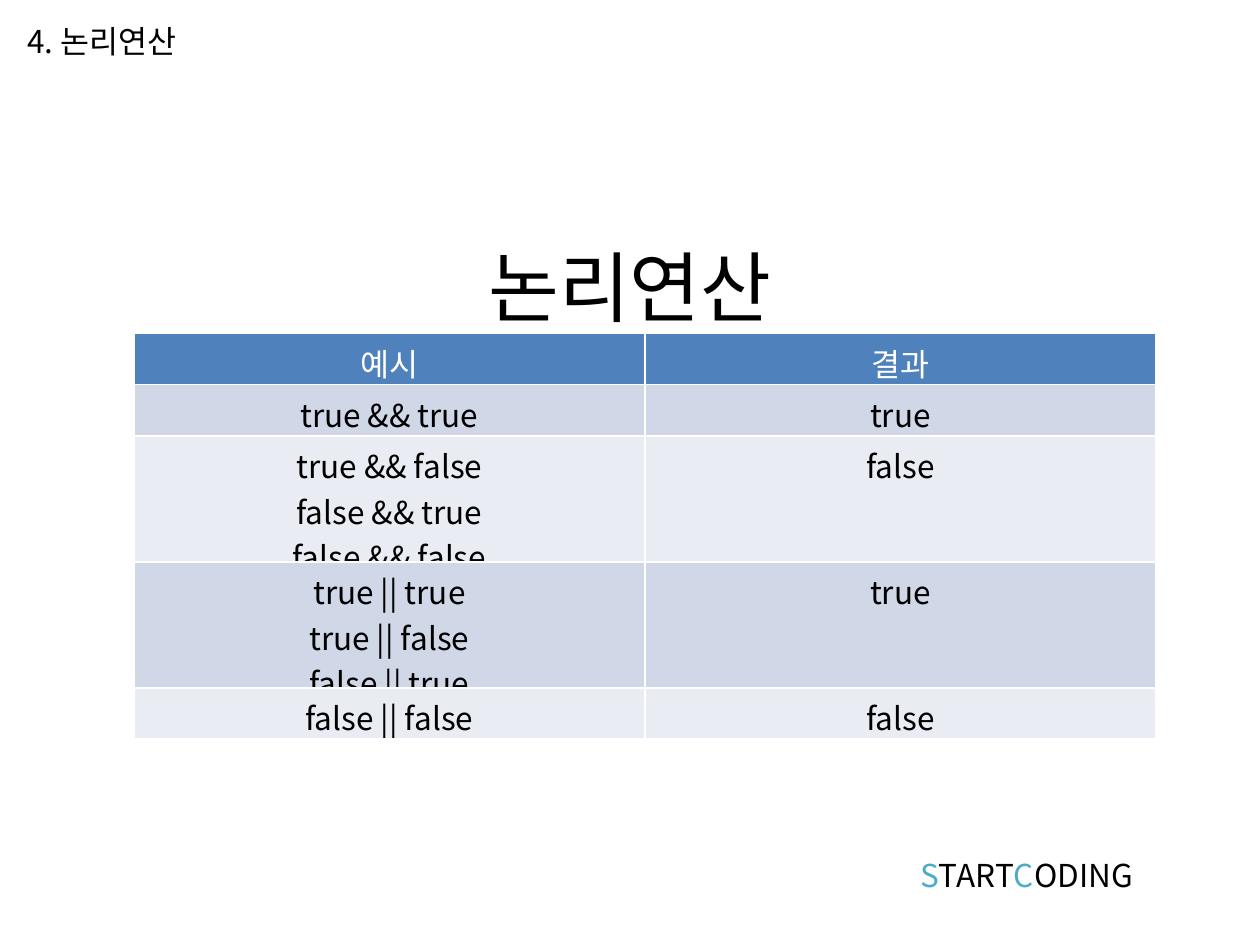
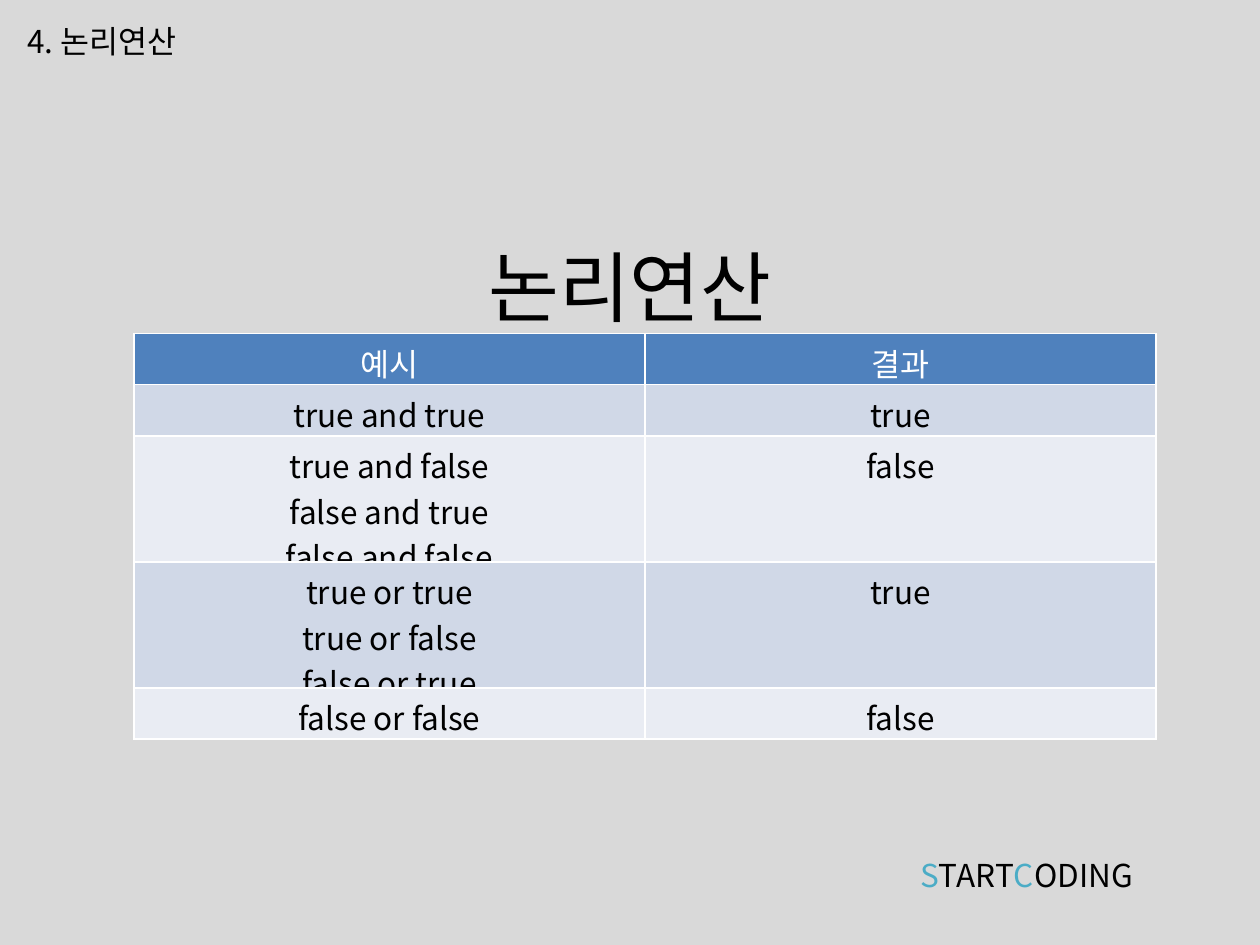
Before and after one commit to kwonkijun/python, a slide deck: slide 19 of 파이썬기초(PPT)/파이썬 기초 3강_연산과 연산자.pptx. Drawn at 1260x945 pixels with LibreOffice and Linux fonts; fonts in the diff are those of the drawing. Boxes give left, top, right and bottom in pixels: in the first picture for what was removed or moved away, otherwise in the second. Text is boxed around its words. In the diff, an @@ line names an element or a change of style, - is before the commit and + after.

```diff
--- a/파이썬기초(PPT)/파이썬 기초 3강_연산과 연산자.pptx
+++ b/파이썬기초(PPT)/파이썬 기초 3강_연산과 연산자.pptx
@@ background #FFFFFF to #D9D9D9 @@
@@ table at bbox=[134, 334, 1157, 740] @@
-row 2, column 1: true && true
+row 2, column 1: true and true
-row 3, column 1: true && false / false && true / false && false
+row 3, column 1: true and false / false and true / false and false
-row 4, column 1: true || true / true || false / false || true
+row 4, column 1: true or true / true or false / false or true
-row 5, column 1: false || false
+row 5, column 1: false or false
```
Also in this commit, not shown: 20 other slides changed, 1 other file.
